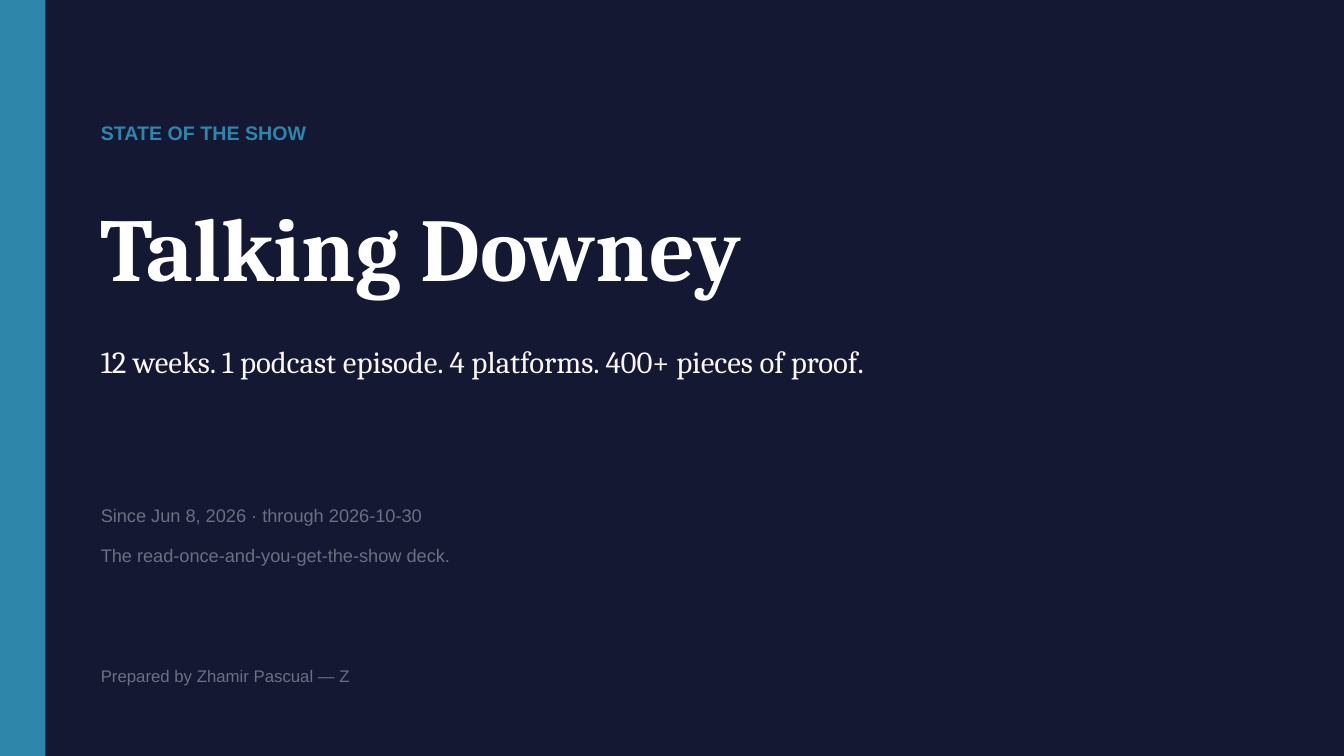
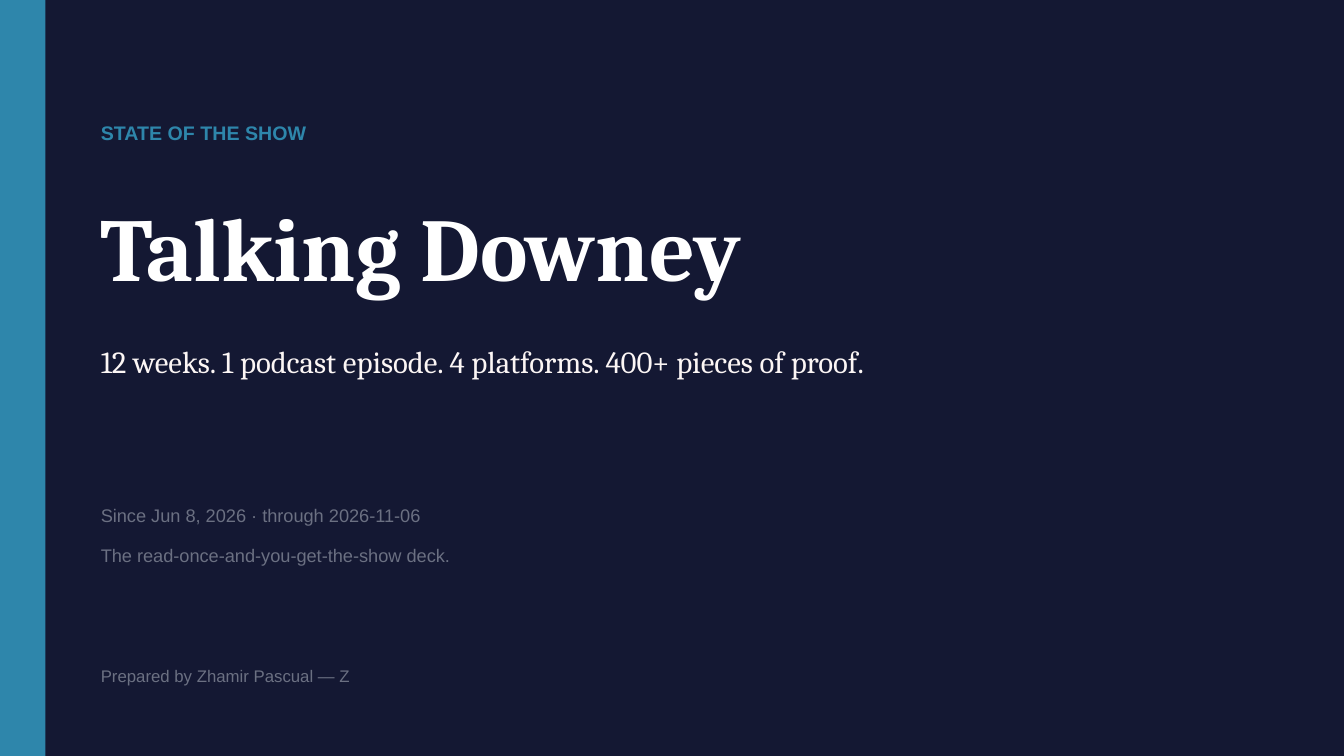
Before and after one commit to zvmmer/talking-downey-kpis, a slide deck: slide 1 of STATE_OF_THE_SHOW.pptx. Drawn at 1344x756 pixels with LibreOffice and Linux fonts; fonts in the diff are those of the drawing. Boxes give left, top, right and bottom in pixels: in the first picture for what was removed or moved away, otherwise in the second. Text is boxed around its words. In the diff, an @@ line names an element or a change of style, - is before the commit and + after.

```diff
--- a/STATE_OF_THE_SHOW.pptx
+++ b/STATE_OF_THE_SHOW.pptx
@@ text at bbox=[101, 509, 421, 526]: text changed @@
-Since Jun 8, 2026 · through 2026-10-30
+Since Jun 8, 2026 · through 2026-11-06
```
Also in this commit, not shown: 4 other slides changed, 5 other files.
